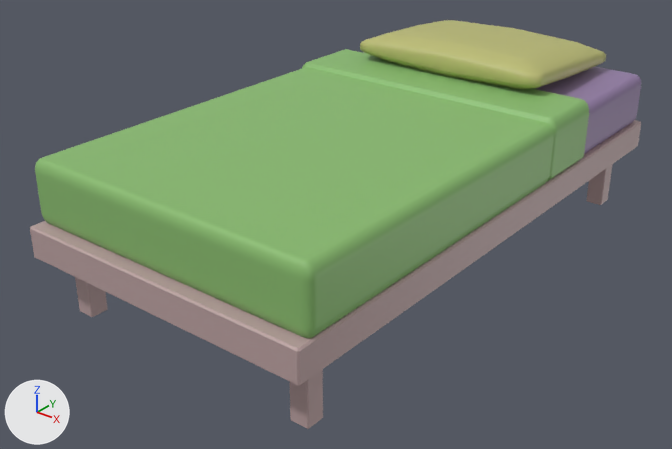
The FBX model Assets/Models/Room/Furnitures/bed_Present.fbx as it was, and as the next commit left it.
One viewpoint serves both versions: a camera (50 mm lens) standing at (1.64, -2.26, 1.44) and looking at (-0.05, -0.15, 0.13). Every picture has the same lights, and +X, +Y and +Z are marked at lower left. Where no turn or scale is listed for an object, it has been applied to the vertices.

In view in the first picture: 'bed_Present'.
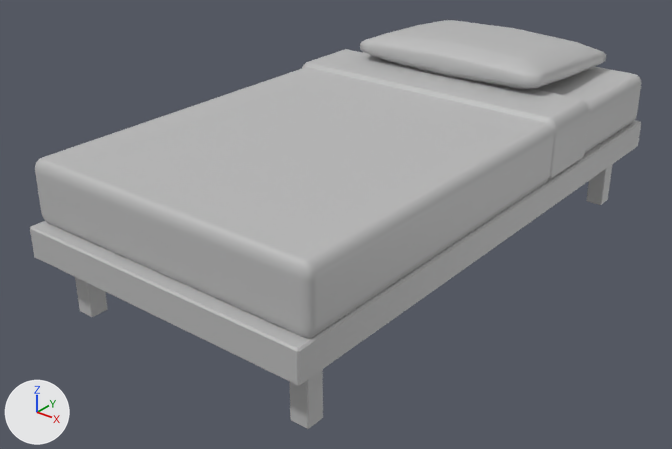
What differs and where, as boxes (x1, y1, x2, y2) in the pictures (672 x 449 px):
part 1 of me_mesh, recoloured: (30, 120, 641, 429) in both
part 2 of me_mesh, recoloured (purple to grey): (362, 52, 641, 154) in both
part 3 of me_mesh, recoloured: (360, 20, 606, 89) in both
part 4 of me_mesh, recoloured (green to grey): (35, 49, 589, 338) in both

Diff of the bpy script that builds the scene:
```diff
--- a/Assets/Models/Room/Furnitures/bed_Present.fbx.py
+++ b/Assets/Models/Room/Furnitures/bed_Present.fbx.py
@@ mat_lambert1 @@
+mat_lambert1 = principled_material('lambert1')
+mat_lambert1.base_color = (0.5, 0.5, 0.5)  # grey #bcbcbc
@@ me_mesh @@
 me_mesh.from_pydata(...)  # 642 vertices, 608 faces; spans x -0.51..0.51, y -0.96..0.96, z -0.31..0.31
 # used by ob_bed_present; location = (0.0, 0.0, 0.306)
+# me_mesh part 1: all 122 faces that had it switch from mat_cadre (grey #bca2a2) to mat_lambert1 (grey #bcbcbc)
+# me_mesh part 2: all 79 faces that had it switch from mat_matress1 (purple #927ba5) to mat_lambert1 (grey #bcbcbc)
+# me_mesh part 3: all 192 faces that had it switch from mat_pillow1 (yellow #bcbc73) to mat_lambert1 (grey #bcbcbc)
+# me_mesh part 4: all 215 faces that had it switch from mat_drap1 (green #89bc6e) to mat_lambert1 (grey #bcbcbc)
```
